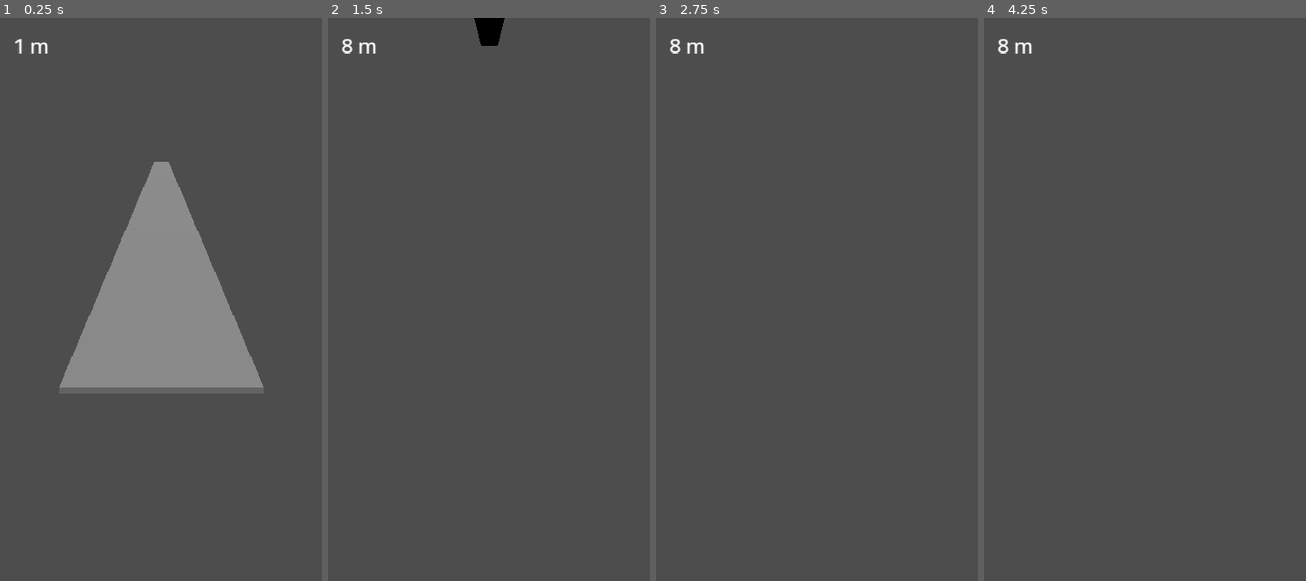
Above: before the commit, frames 1-4 (left to right).
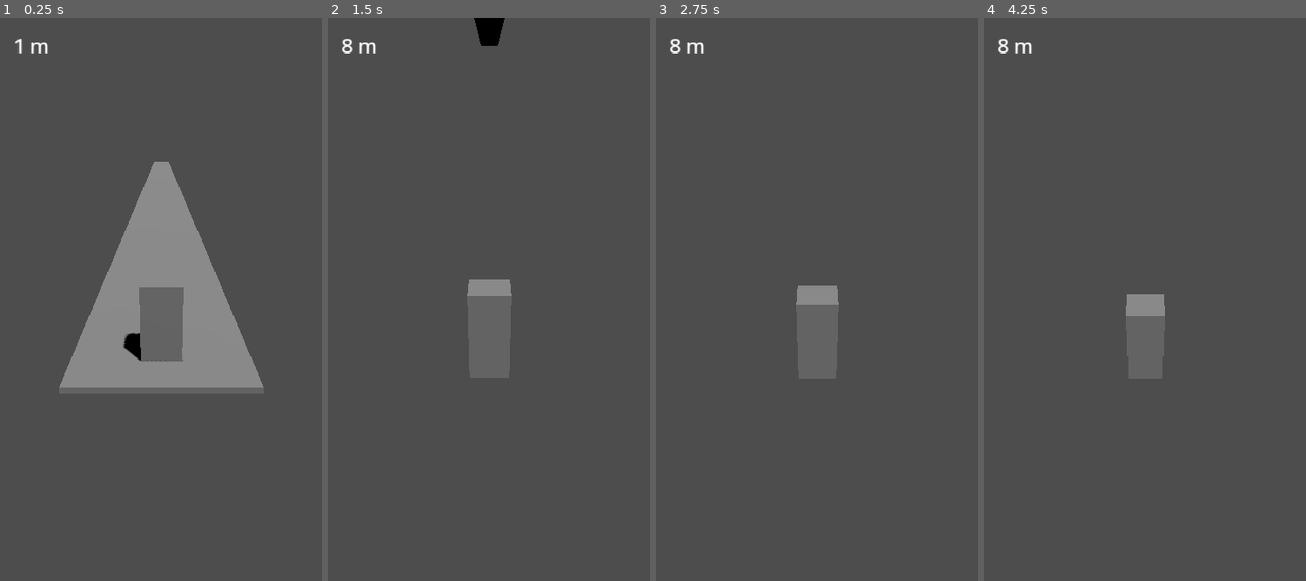
Above: after the commit, the same moments.

Repository: dzieciol-kamil/distracted
Game: Godot game, scene res://scenes/game/game.tscn
The game is run twice, just before and just after one commit, with the same random seed, the same clock (stepped at 60 frames per second) and the same inputs. This scene is started directly instead of the project's main scene.
Inputs:
- Up to frame 1 (0.25 s): no input
- Up to frame 2 (1.5 s): hold E (check_phone) 0.53-1.28 s; tap Space (stop) at 1.35 s
- Up to frame 3 (2.75 s): tap Enter at 2 s; hold E (check_phone) from 2.03 s (still down)
- Up to frame 4 (4.25 s): tap Space (stop) at 2.75, 2.85 s; release E (check_phone) at 2.78 s; hold E (check_phone) from 3.53 s (still down)

The runs differ from the first frame. In frame 1, 1.9% of the frame differs, in the area x 38-58%, y 47-61%; in frame 2, 0.4%; in frame 3, 0.4%; in frame 4, 0.5%.

Commit message:
feat(hazard): Tractor scene with lateral motion + collision
Area3D moves x at LATERAL_SPEED, emits 'cleared' signal when past
PATH_HALF_WIDTH, queue_frees beyond. body_entered triggers
collided_with_hazard on Player (group 'player', collision Layer 2).
Tractor at Layer 3 (Hazards) per architecture.md.

Player scene updated: group 'player', collision_layer 2, collision
shape + mesh placeholder.

Co-Authored-By: Claude Sonnet 4.6 <noreply@anthropic.com>

Diff:
--- a/src/scenes/game/player.tscn
+++ b/src/scenes/game/player.tscn
@@ -1,17 +1,22 @@
-[gd_scene load_steps=3 format=3]
+[gd_scene load_steps=4 format=3]
 
 [ext_resource type="Script" path="res://scripts/game/player.gd" id="1_player"]
 
-[sub_resource type="CapsuleShape3D" id="CapsuleShape3D_1"]
-radius = 0.3
-height = 1.6
+[sub_resource type="BoxMesh" id="BoxMesh_1"]
+size = Vector3(0.8, 1.8, 0.8)
+
+[sub_resource type="BoxShape3D" id="BoxShape3D_1"]
+size = Vector3(0.8, 1.8, 0.8)
 
 [node name="Player" type="CharacterBody3D" groups=["player"]]
+collision_layer = 2
+collision_mask = 1
 script = ExtResource("1_player")
 
+[node name="MeshInstance3D" type="MeshInstance3D" parent="."]
+transform = Transform3D(1, 0, 0, 0, 1, 0, 0, 0, 1, 0, 0.9, 0)
+mesh = SubResource("BoxMesh_1")
+
 [node name="CollisionShape3D" type="CollisionShape3D" parent="."]
-shape = SubResource("CapsuleShape3D_1")
-position = Vector3(0, 0.8, 0)
-
-[node name="Mesh" type="MeshInstance3D" parent="."]
-position = Vector3(0, 0.8, 0)
+transform = Transform3D(1, 0, 0, 0, 1, 0, 0, 0, 1, 0, 0.9, 0)
+shape = SubResource("BoxShape3D_1")
--- /dev/null
+++ b/src/scenes/hazards/tractor.tscn
@@ -0,0 +1,20 @@
+[gd_scene load_steps=4 format=3]
+
+[ext_resource type="Script" path="res://scripts/hazards/tractor.gd" id="1_tractor"]
+
+[sub_resource type="BoxMesh" id="BoxMesh_1"]
+size = Vector3(1.5, 1.5, 2.0)
+
+[sub_resource type="BoxShape3D" id="BoxShape3D_1"]
+size = Vector3(1.5, 1.5, 2.0)
+
+[node name="Tractor" type="Area3D"]
+script = ExtResource("1_tractor")
+collision_layer = 4
+collision_mask = 2
+
+[node name="MeshInstance3D" type="MeshInstance3D" parent="."]
+mesh = SubResource("BoxMesh_1")
+
+[node name="CollisionShape3D" type="CollisionShape3D" parent="."]
+shape = SubResource("BoxShape3D_1")
--- /dev/null
+++ b/src/scripts/hazards/tractor.gd
@@ -0,0 +1,28 @@
+extends Area3D
+
+signal cleared(node: Node3D)
+
+const LATERAL_SPEED: float = 4.0
+const PATH_HALF_WIDTH: float = 1.8
+
+var _direction: float = 1.0
+var _emitted_cleared: bool = false
+
+func _ready() -> void:
+	collision_layer = 4  # Layer 3 (Hazards)
+	collision_mask = 2   # Layer 2 (Player)
+	body_entered.connect(_on_body_entered)
+
+func _process(delta: float) -> void:
+	position.x += LATERAL_SPEED * _direction * delta
+	if not _emitted_cleared and position.x > PATH_HALF_WIDTH:
+		_emitted_cleared = true
+		cleared.emit(self)
+	if position.x > PATH_HALF_WIDTH + 2.0:
+		queue_free()
+
+func _on_body_entered(body: Node3D) -> void:
+	if body.is_in_group("player"):
+		var player := body as Node
+		if player.has_signal("collided_with_hazard"):
+			player.emit_signal("collided_with_hazard")
